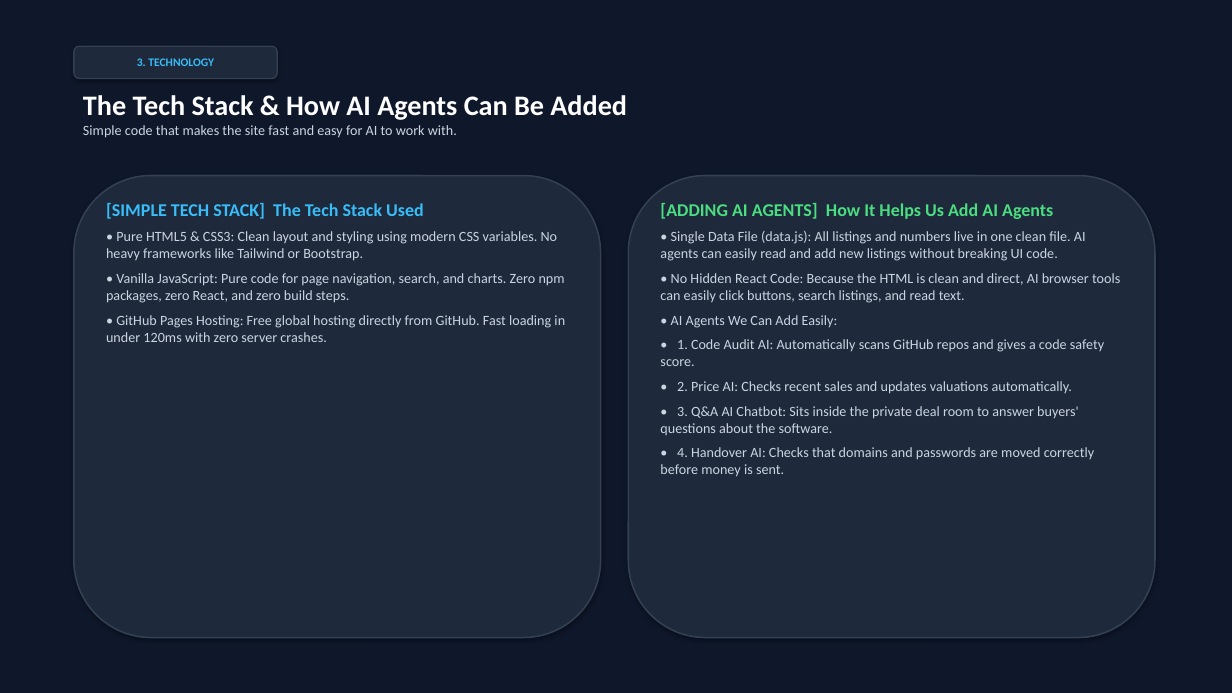
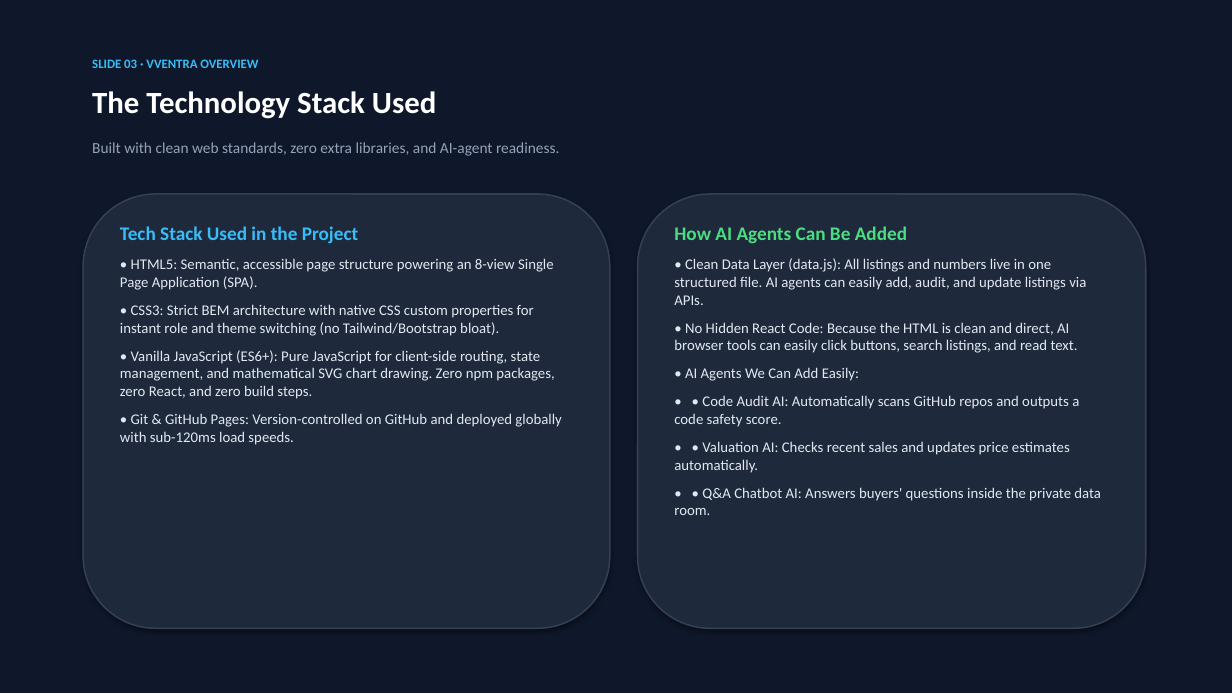
Before and after one commit to rohithagarwal/vventra, a slide deck: slide 4 of vventra_presentation.pptx. Drawn at 1232x693 pixels with LibreOffice and Linux fonts; fonts in the diff are those of the drawing. Boxes give left, top, right and bottom in pixels: in the first picture for what was removed or moved away, otherwise in the second. Text is boxed around its words. In the diff, an @@ line names an element or a change of style, - is before the commit and + after.

Commit message:
Generate clean, quiet, uncluttered PowerPoint presentation

```diff
--- a/vventra_presentation.pptx
+++ b/vventra_presentation.pptx
@@ rounded rectangle removed at (74,46,277,79) @@
-3. TECHNOLOGY
@@ text added at (92,59,258,68), 10 pt, text #38BDF8, bold @@
+SLIDE 03 · VVENTRA OVERVIEW
@@ text at (92,91,436,119): text changed; size 11 to 24 pt; text colour #CBD5E1 to #FFFFFF; bold on @@
-The Tech Stack & How AI Agents Can Be Added
-Simple code that makes the site fast and easy for AI to work with.
+The Technology Stack Used
@@ text added at (92,142,559,156), 12 pt, text #94A3B8 @@
+Built with clean web standards, zero extra libraries, and AI-agent readiness.
@@ rounded rectangle: place and size @@
-rounded rectangle at (74,176,601,638)
+rounded rectangle at (83,194,610,628)
@@ rounded rectangle: place and size @@
-rounded rectangle at (628,176,1155,638)
+rounded rectangle at (638,194,1146,628)
@@ text at (120,226,561,445): text changed; size 11 to 11.5 pt; text colour #CBD5E1 to #E2E8F0 @@
-[SIMPLE TECH STACK] The Tech Stack Used
-• Pure HTML5 & CSS3: Clean layout and styling using modern CSS variables. No heavy frameworks like Tailwind or Bootstrap.
-• Vanilla JavaScript: Pure code for page navigation, search, and charts. Zero npm packages, zero React, and zero build steps.
-• GitHub Pages Hosting: Free global hosting directly from GitHub. Fast loading in under 120ms with zero server crashes.
+Tech Stack Used in the Project
+• HTML5: Semantic, accessible page structure powering an 8-view Single Page Application (SPA).
+• CSS3: Strict BEM architecture with native CSS custom properties for instant role and theme switching (no Tailwind/Bootstrap bloat).
+• Vanilla JavaScript (ES6+): Pure JavaScript for client-side routing, state management, and mathematical SVG chart drawing. Zero npm packages, zero React, and zero build steps.
+• Git & GitHub Pages: Version-controlled on GitHub and deployed globally with sub-120ms load speeds.
@@ text "How AI Agents Can Be ...": place and size @@
-text "How AI Agents Can Be ..." at (660,203,1120,477)
+text "How AI Agents Can Be ..." at (674,226,1101,515)
@@ text at (674,226,1086,305): text changed; size 11 to 11.5 pt; text colour #CBD5E1 to #E2E8F0 @@
-[ADDING AI AGENTS] How It Helps Us Add AI Agents
-• Single Data File (data.js): All listings and numbers live in one clean file. AI agents can easily read and add new listings without breaking UI code.
+How AI Agents Can Be Added
+• Clean Data Layer (data.js): All listings and numbers live in one structured file. AI agents can easily add, audit, and update listings via APIs.
@@ text at (674,322,1078,381): size 11 to 11.5 pt, text colour #CBD5E1 to #E2E8F0 in "• No Hidden React Code: Because the ...", "• AI Agents We Can Add Easily:"; more space between paragraphs @@
@@ text at (674,395,1101,515): text changed; size 11 to 11.5 pt; text colour #CBD5E1 to #E2E8F0 @@
-• 1. Code Audit AI: Automatically scans GitHub repos and gives a code safety score.
-• 2. Price AI: Checks recent sales and updates valuations automatically.
-• 3. Q&A AI Chatbot: Sits inside the private deal room to answer buyers' questions about the software.
-• 4. Handover AI: Checks that domains and passwords are moved correctly before money is sent.
+• • Code Audit AI: Automatically scans GitHub repos and outputs a code safety score.
+• • Valuation AI: Checks recent sales and updates price estimates automatically.
+• • Q&A Chatbot AI: Answers buyers' questions inside the private data room.
```
Also in this commit, not shown: 5 other slides changed, 1 other file.
